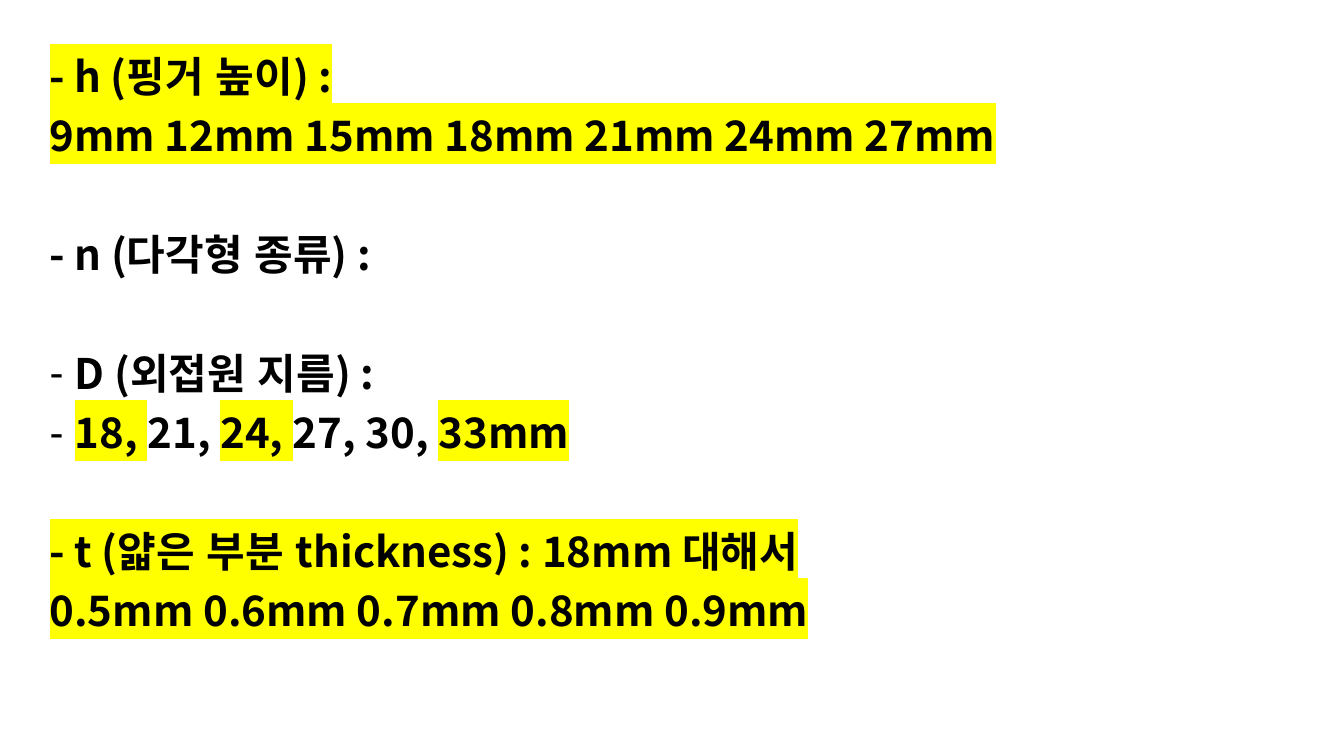
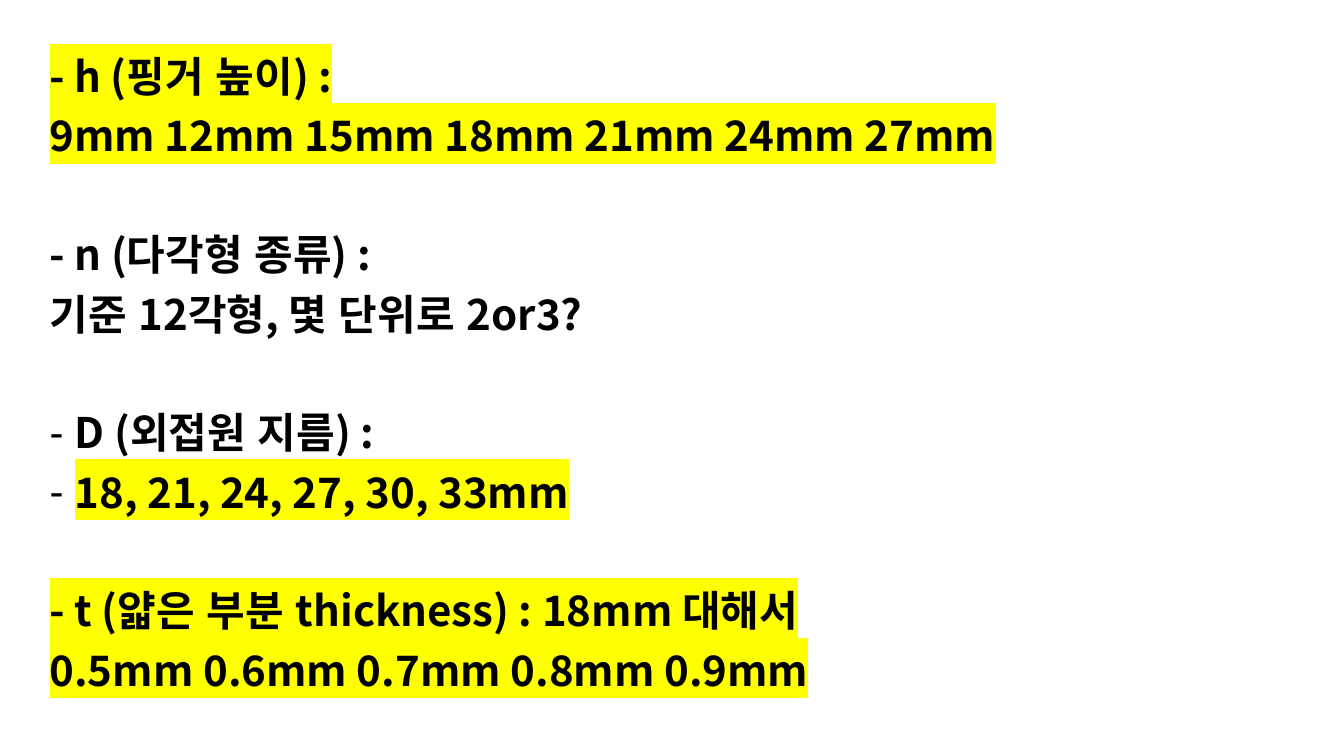
Before and after one commit to ominseo5/robotory_SoftFinger, a slide deck: slide 1 of LabLog.pptx. Drawn at 1344x756 pixels with LibreOffice and Linux fonts; fonts in the diff are those of the drawing. Boxes give left, top, right and bottom in pixels: in the first picture for what was removed or moved away, otherwise in the second. Text is boxed around its words. In the diff, an @@ line names an element or a change of style, - is before the commit and + after.

```diff
--- a/LabLog.pptx
+++ b/LabLog.pptx
@@ text at (50,294,583,339): paragraph added @@
+기준 12각형, 몇 단위로 2or3?
@@ text at (75,477,568,517): highlight none to #FFFF00 in "21, 27, 30," @@
```
Also in this commit, not shown: 14 other files.
